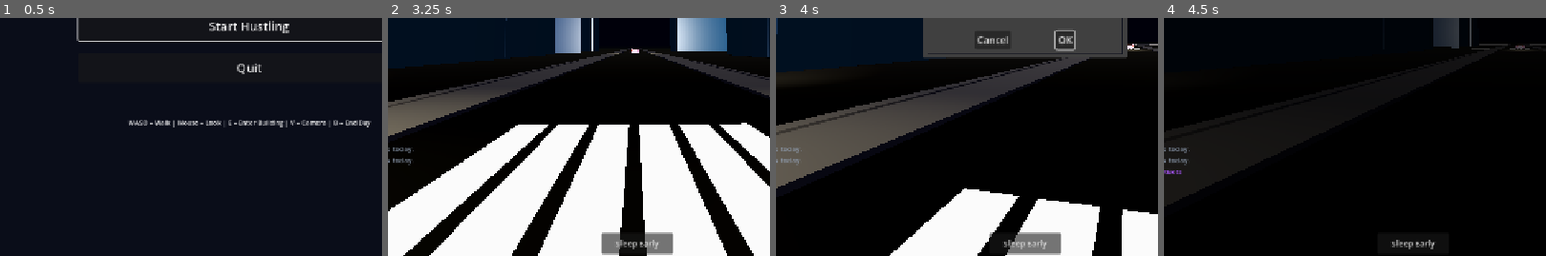
Above: before the commit, frames 1-4 (left to right).
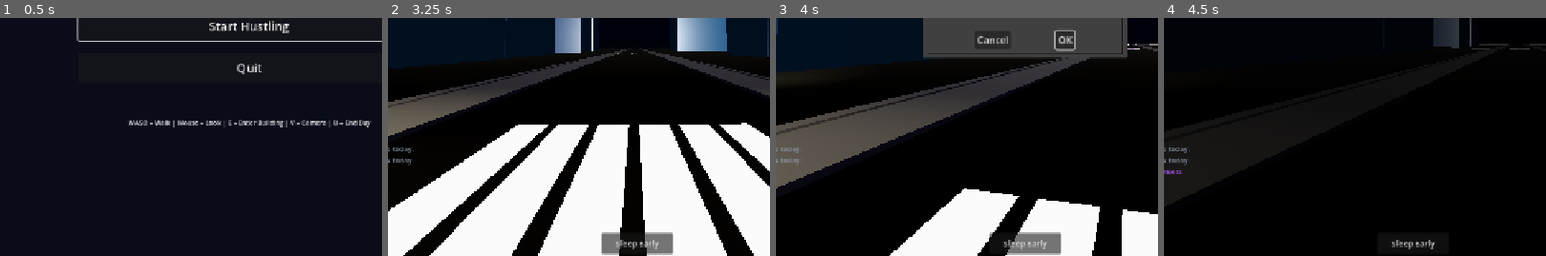
Above: after the commit, the same moments.

Repository: buttergolemcode/unemploymentsimulator
Game: Godot game, scene res://scenes/MainMenu.tscn
The game is run twice, just before and just after one commit, with the same random seed, the same clock (stepped at 60 frames per second) and the same inputs.
Inputs (mouse positions are % of the whole screen's width and height, from its top left):
- Up to frame 1 (0.5 s): no input
- Up to frame 2 (3.25 s): click "Start Hustling" at 0.5 s; click "Sleep Early" at 1.25 s; click "OK" at 2 s; tap Enter at 2.75 s; move the mouse to (55, 50) at 2.77 s; hold W from 2.78 s (still down); tap V at 2.85 s; click (55, 50) at 2.92 s; tap Space at 3.02 s
- Up to frame 3 (4 s): keep holding W; move the mouse to (45, 50) at 3.52 s; tap E at 3.6 s; tap Space at 3.77 s
- Up to frame 4 (4.5 s): release W at 4.25 s; click "OK" at 4.25 s
The pictures show only the part of the screen within x 17-67%, y 49-99%; the shares and areas given below are measured in that part.

Frame 1 is identical in both runs. In frame 2, less than 0.1% of the frame differs, in the area x 58-72%, y 12-16%; in frame 3, less than 0.1%, in the area x 92-97%, y 10-14%; in frame 4, less than 0.1%.

Commit message:
Fix: car flying — CapsuleShape height was 4.5m (not 2.5m as intended)
User feedback: 'Jetzt fliegt das Auto?'

Root cause: Misunderstood CapsuleShape3D.height property.
- I set: radius=1.0, height=2.5
- I thought: total height = 2.5m
- Actually: total height = height + 2*radius = 2.5 + 2.0 = 4.5m!
- With center at y=1.0, bottom was at y=1.0 - 2.25 = -1.25 (underground)
- floor_snap pulled car up so capsule bottom touched ground
- But capsule center was at y=1.0, so car body (visual) at y=0.8 appeared
  to float high above ground (car was at correct physics position, but
  the visual was way below the collision shape center)

Fix: Correct capsule dimensions.
- radius = 0.8 (close to half car width 0.95m)
- height = 0.0 (pure sphere shape — simplest rounded form, no cylinder)
- Total height = 0 + 2*0.8 = 1.6m (close to original box height 1.4m)
- center at y=0.8 (bottom at y=0.0 = ground level)
- Now: capsule is 1.6m tall, sits on ground properly, car body at y=0.8
  aligns with capsule center — no more flying.

Diff:
--- a/godot/scripts/GameScene.gd
+++ b/godot/scripts/GameScene.gd
@@ -66,13 +66,15 @@
 		var col = CollisionShape3D.new()
 		var shape = BoxShape3D.new()
 		# Vehicle collision: CapsuleShape (rounded bottom slides over sidewalk steps)
-		# BoxShape has flat bottom that catches on vertical lips. CapsuleShape
-		# has rounded bottom like player — slides over small steps reliably.
+		# NOTE: CapsuleShape3D.height is the CYLINDER part only. Total height = height + 2*radius.
+		# We want total ~1.6m, with rounded bottom at y=0 (ground level).
+		# radius=0.8 (close to half car width 0.95), height=0.0 (pure sphere shape)
+		# -> total height = 0 + 2*0.8 = 1.6m, center at y=0.8, bottom at y=0.0
 		var capsule = CapsuleShape3D.new()
-		capsule.radius = 1.0  # 1m radius (matches car half-width)
-		capsule.height = 2.5  # 2.5m tall capsule (cylinder part 0.5m + 2x radius)
+		capsule.radius = 0.8
+		capsule.height = 0.0  # sphere shape (no cylinder part) — simplest rounded form
 		col.shape = capsule
-		col.position = Vector3(0, 1.0, 0)  # center at y=1.0, bottom at y=0.0
+		col.position = Vector3(0, 0.8, 0)  # center at y=0.8, bottom at y=0.0
 		vehicle.add_child(col)
 
 		# Mesh container
Not shown, added: upload/pasted_image_1782498824283.png
Not shown, added: upload/pasted_image_1782498841366.png
Not shown, added: upload/pasted_image_1782498868658.png
Not shown, added: upload/pasted_image_1782498878079.png
Not shown, added: upload/pasted_image_1782498885568.png
Not shown, added: upload/pasted_image_1782498893882.png
Not shown, added: upload/pasted_image_1782498902462.png
